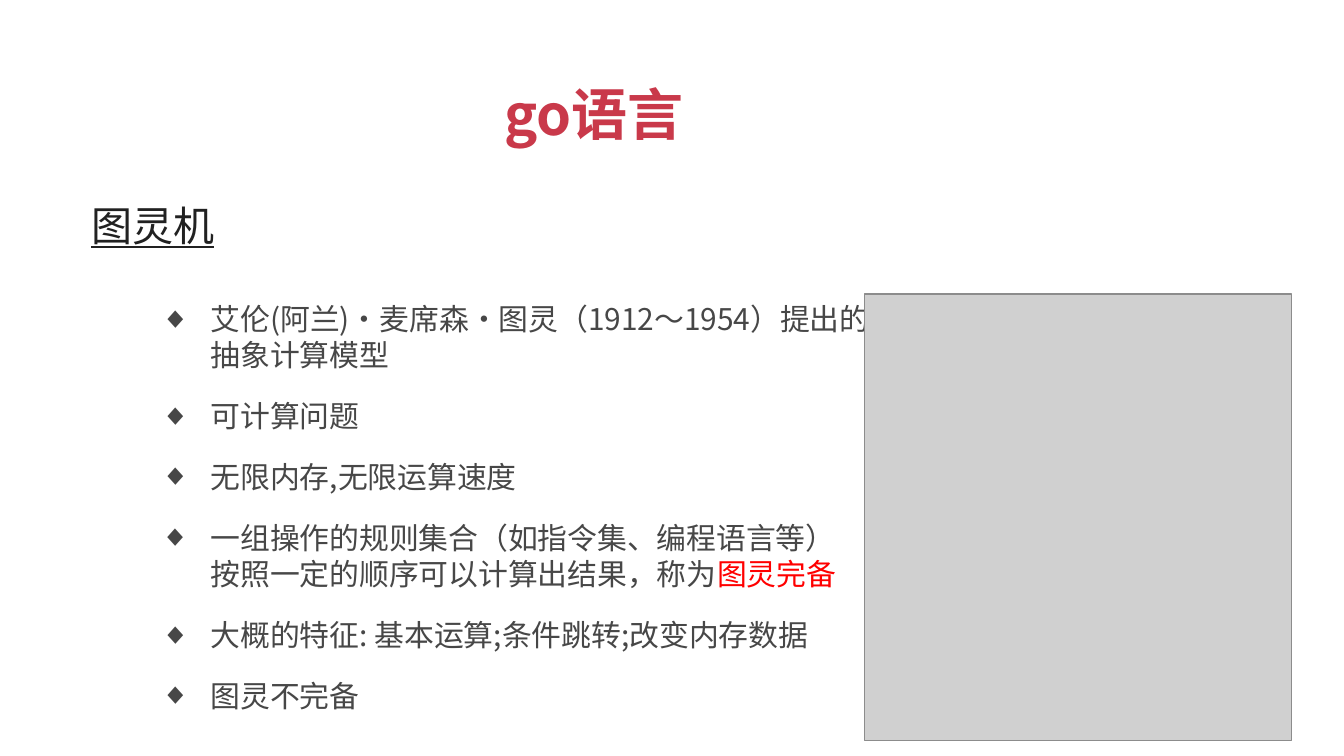
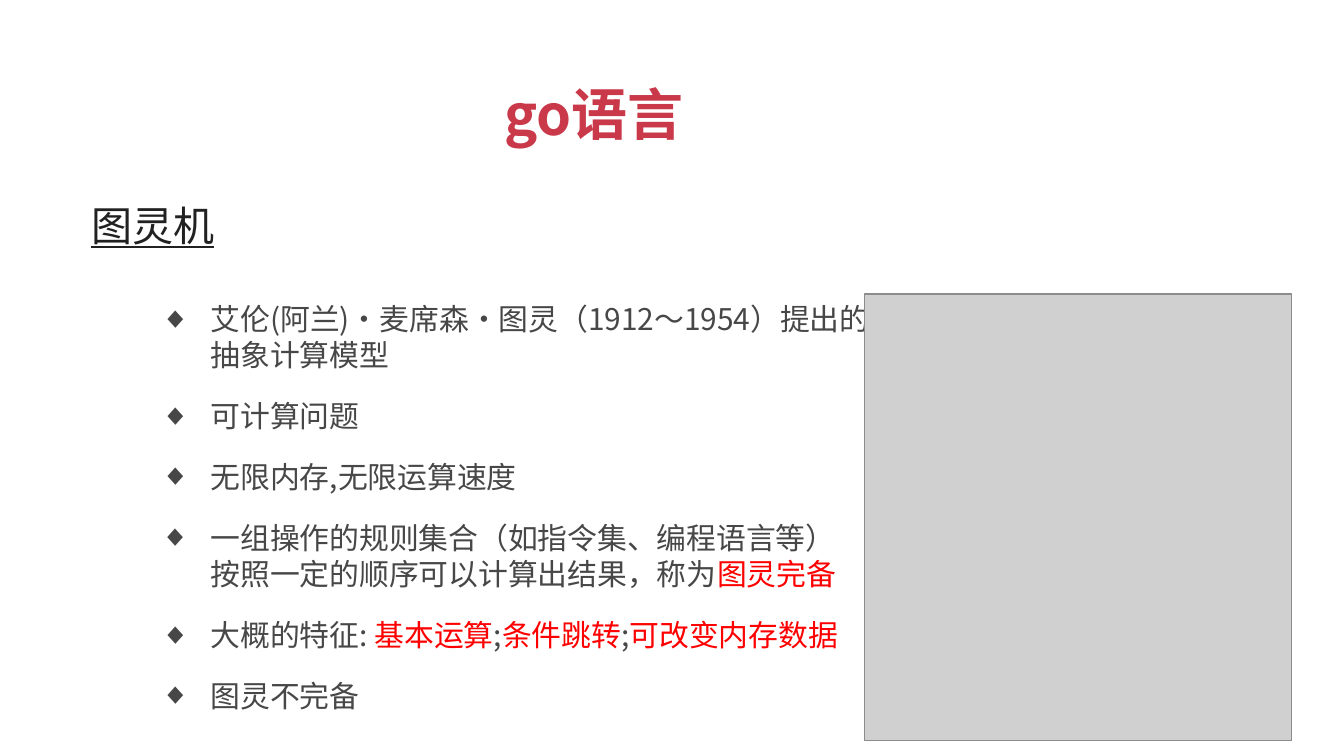
Before and after one commit to xuqiang76/golang, a slide deck: slide 3 of tuling/go语言_傻大猫.pptx. Drawn at 1344x756 pixels with LibreOffice and Linux fonts; fonts in the diff are those of the drawing; grey boxes stand for pictures. Boxes give left, top, right and bottom in pixels: in the first picture for what was removed or moved away, otherwise in the second. Text is boxed around its words. In the diff, an @@ line names an element or a change of style, - is before the commit and + after.

Commit message:
add

```diff
--- a/tuling/go语言_傻大猫.pptx
+++ b/tuling/go语言_傻大猫.pptx
@@ text at bbox=[211, 620, 838, 652]: text changed; text colour #474747 to #FF0000 @@
-  ◆ 大概的特征: 基本运算;条件跳转;改变内存数据
+  ◆ 大概的特征: 基本运算;条件跳转;可改变内存数据
```
